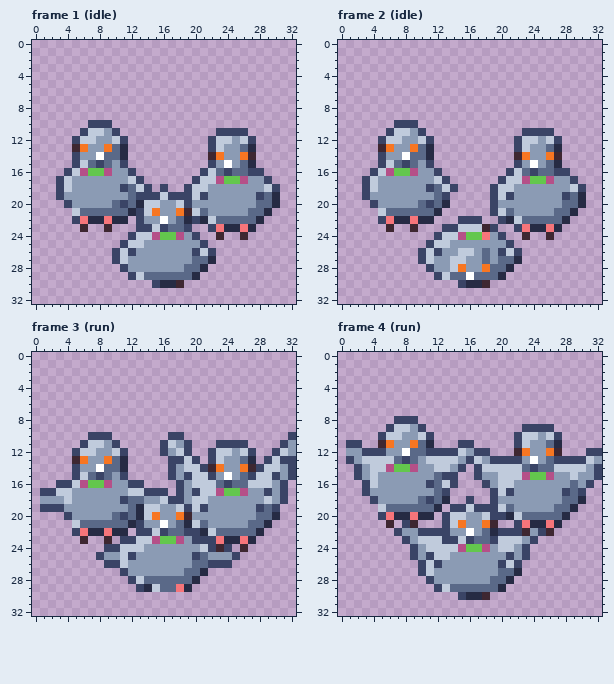
Pixel-art file -- art/animals/chase-pigeons@88.aseprite. Above, as it was before the edit.
33x33 pixels, 10 frames. Shown: frame 1 (idle), frame 2 (idle), frame 3 (run), frame 4 (run). The commit also changed other frames, which this record leaves out.
After:
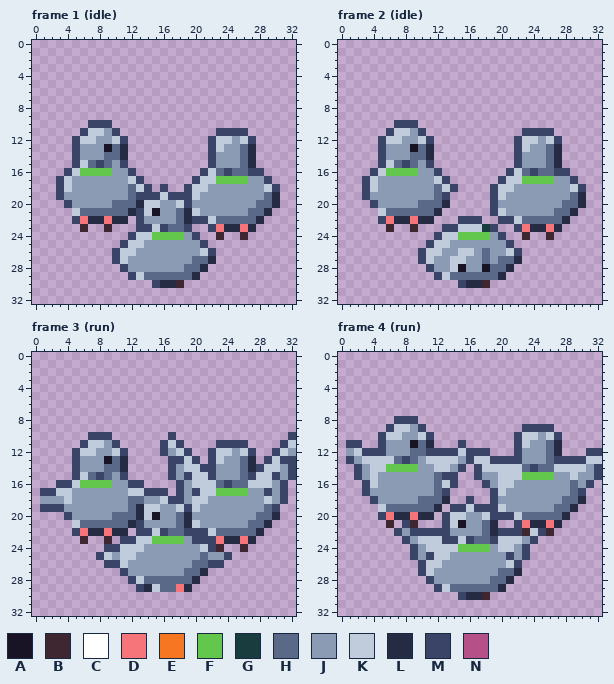
Palette (. is transparent): A #181425  B #3e2731  C #ffffff  D #f6757a  E #f77622  F #63c74d  G #193c3e  H #5a6988  J #8b9bb4  K #c0cbdc  L #262b44  M #3a4466  N #b55088
Diff:
Changed rows in their new state; - is an unchanged pixel.
Frame 1 (idle):
first column x 5:
13 MJ--A-------------------
14 ---J-------------MJ--HL-
15 -------------------J----
16 -F--F-------------------
17 ------------------F--F--
18 ------J-----------------
19 ----------------J------J
20 ------H-----------------
21 ----------A--HL-J-------
22 -----------J----M-------
24 ----------F--F----------
26 -------K-------J--------
Frame 2 (idle):
first column x 5:
13 MJ--A-------------------
14 ---J-------------MJ--HL-
15 -------------------J----
16 -F--F-------------------
17 ------------------F--F--
18 ------J-----------------
19 ----------------J------J
20 ------H-----------------
21 ----------------J-------
22 ----------------M-------
23 -------------G----------
24 ----------F--F----------
26 -------K-------J--------
28 ----------A--A----------
29 -----------H------------
Frame 3 (run):
first column x 5:
10 -------------.--------------
11 -------------M.------------K
13 MJ--A-----------------------
14 ---J-------------MJ--HL-----
15 -------------------J--------
16 -F--F-----------------------
17 ------------------F--F------
18 ------J---------------------
19 ----------------J------J----
20 ------H---A--HL-------------
21 -----------J----J-----------
22 ----------------M-----------
23 ----------F--F--------------
24 -------------------.--------
25 ----K--K-------J---M.-------
26 -------------------.--------
Frame 4 (run):
first column x 2:
11 ---MJ--A------.----------------
12 K-----J-------M-----MJ--HL-----
13 ----------------K-----J-------K
14 ----F--F-----------------------
15 ---------------------F--F------
16 ---------J---------------------
17 -------------------J------J----
18 ---------H---------------------
19 -------------------J-----------
20 -------------------M-----------
21 -------------A--HL-------------
22 -------M------J-------K--------
24 -------------F--F--------------
26 ----------K-------J------------
Boxes around the changes in both pictures, in picture pixels (x1, y1, x2, y2):
changed: (72, 144, 128, 208)
changed: (128, 152, 264, 256)
changed: (378, 144, 434, 208)
changed: (434, 152, 570, 280)
changed: (72, 432, 296, 568)
changed: (354, 440, 602, 568)
